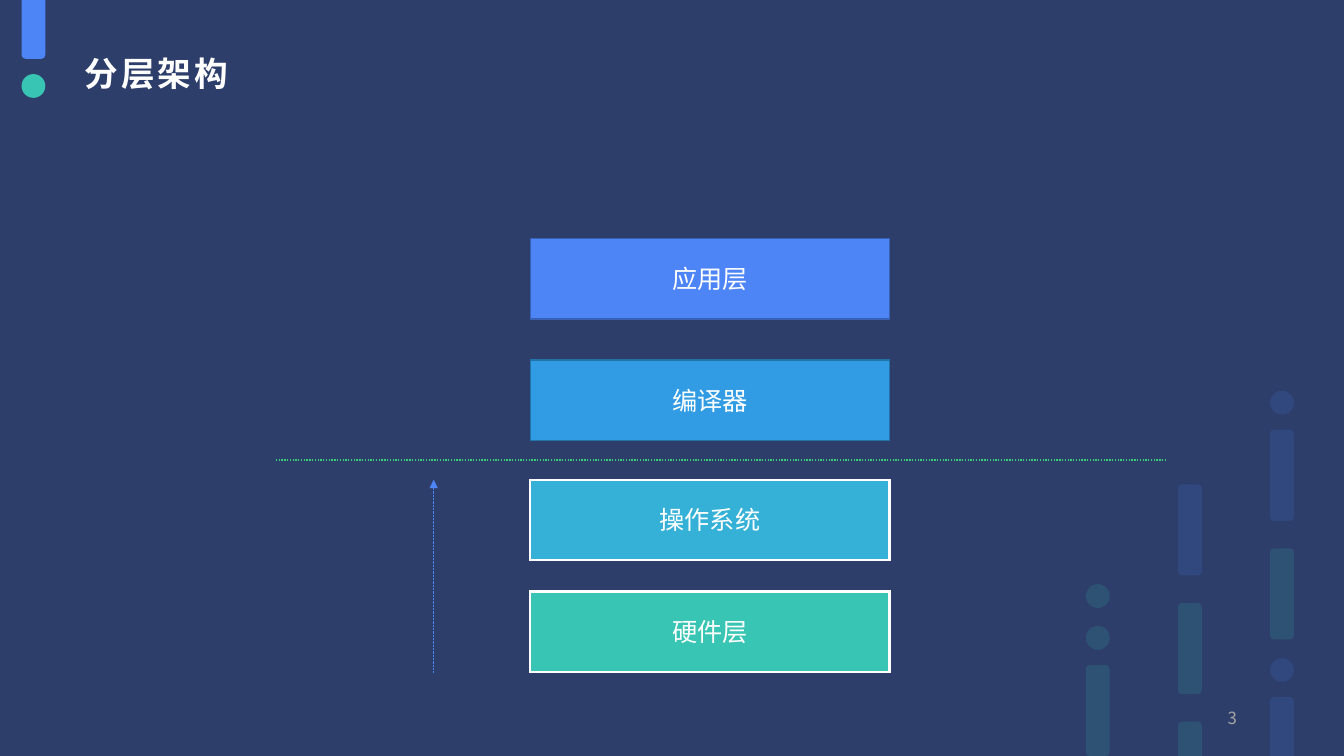
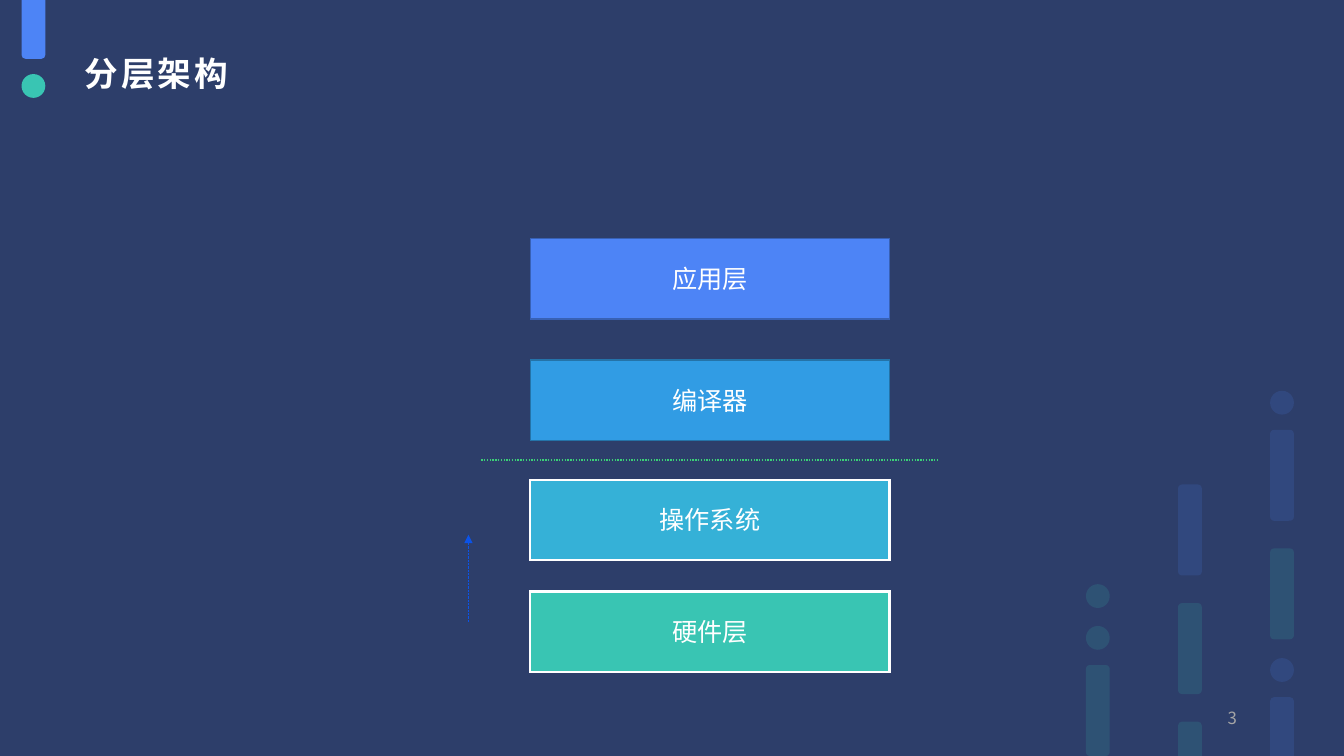
Before and after one commit to dyg540/cpp-study-2020, a slide deck: slide 3 of c++ 标准库编程.pptx. Drawn at 1344x756 pixels with LibreOffice and Linux fonts; fonts in the diff are those of the drawing. Boxes give left, top, right and bottom in pixels: in the first picture for what was removed or moved away, otherwise in the second. Text is boxed around its words. In the diff, an @@ line names an element or a change of style, - is before the commit and + after.

```diff
--- a/c++ 标准库编程.pptx
+++ b/c++ 标准库编程.pptx
@@ line moved from (276, 460) - (1166, 460) to (481, 460) - (939, 460) @@
@@ arrow moved from (434, 673) - (434, 480) to (469, 622) - (469, 534) @@
@@ arrow (469, 622) - (469, 534): stroke #4D84F6 0.5 pt dashed to #0C53E7 0.5 pt dashed @@
```
Also in this commit, not shown: 1 other slide changed, 3 other files.
